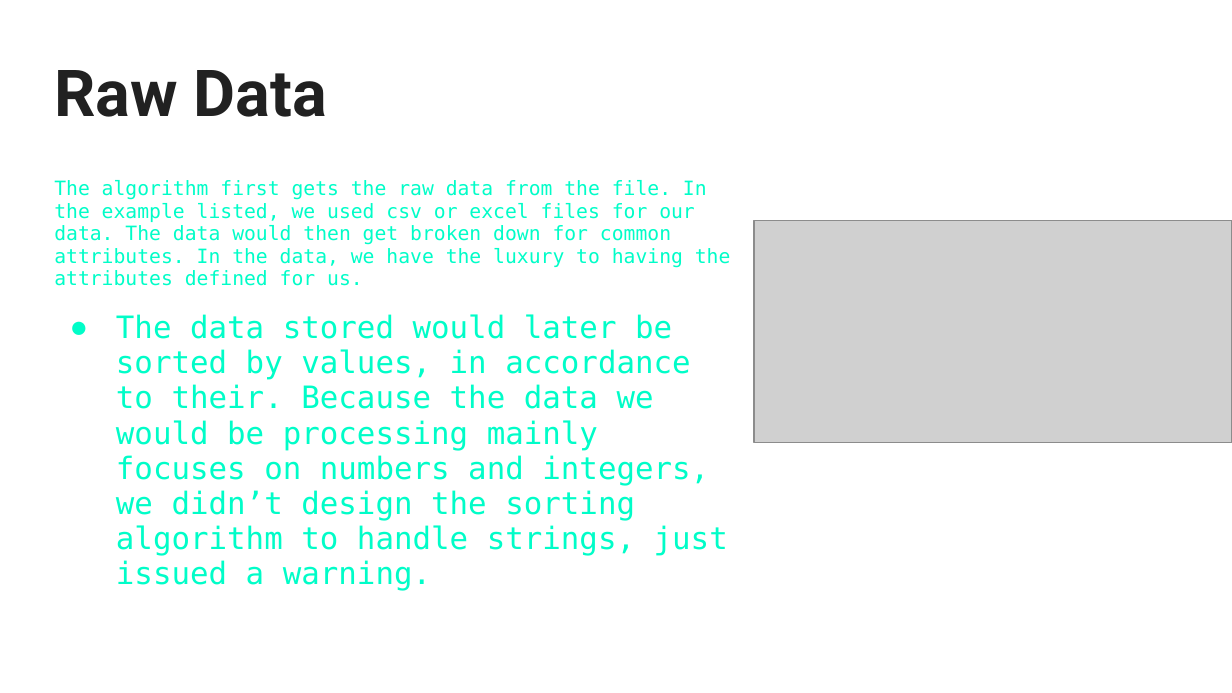
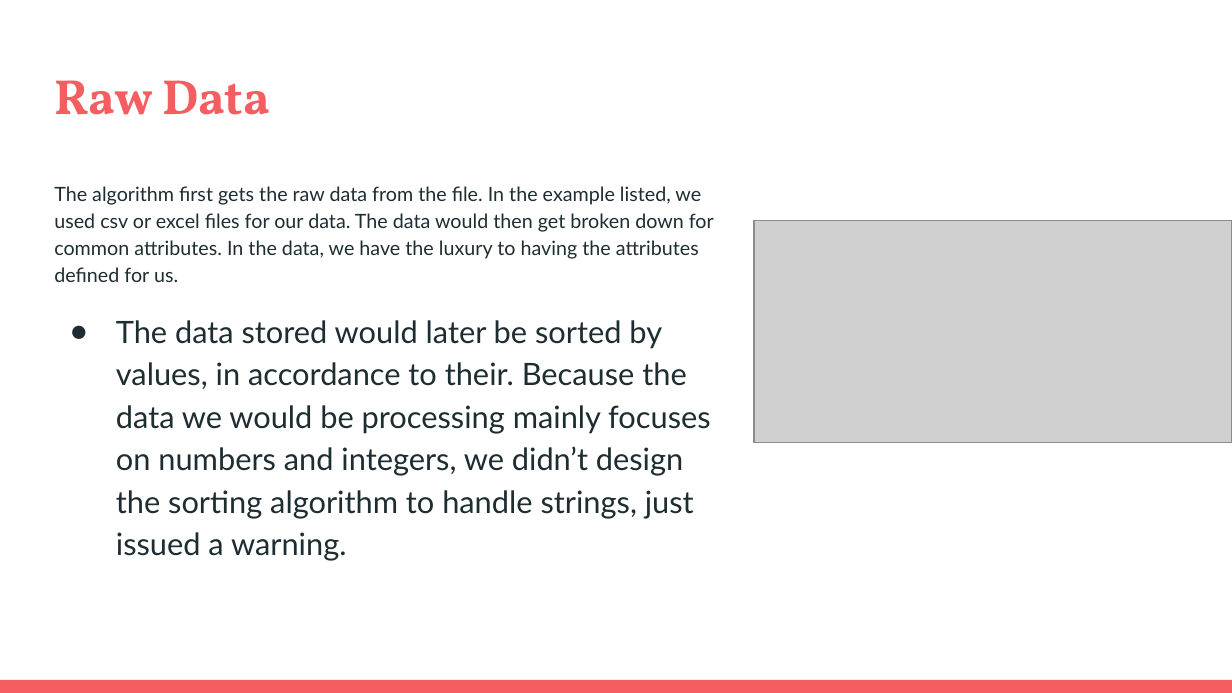
Before and after one commit to TrentNation/Data-Mining-Project-UG14, a slide deck: slide 13 of k-Nearest Neighbors (k-NN) Classification _ Regression.pptx (slide 10 before the commit). Drawn at 1232x693 pixels with LibreOffice and Linux fonts; fonts in the diff are those of the drawing; grey boxes stand for pictures. Boxes give left, top, right and bottom in pixels: in the first picture for what was removed or moved away, otherwise in the second. Text is boxed around its words. In the diff, an @@ line names an element or a change of style, - is before the commit and + after.

```diff
--- a/k-Nearest Neighbors (k-NN) Classification _ Regression.pptx
+++ b/k-Nearest Neighbors (k-NN) Classification _ Regression.pptx
@@ title "Raw Data": place and size @@
-title "Raw Data" at (54, 70, 327, 117)
+title "Raw Data" at (54, 80, 270, 115)
@@ title "Raw Data" at (54, 80, 270, 115): size 37.8 to 28.8 pt, font Roboto to Vollkorn, text colour #212121 to #F55E61 @@
@@ text "The algorithm first gets the ..." at (54, 186, 714, 561): font DejaVu Sans Mono to Lato, text colour #00FDC8 to #1E2D31; line spacing 0.95 to 1.15; bullet colour #00FDC8 to #1E2D31 @@
@@ rectangle added at (0, 680, 1232, 693), fill #F55E61 @@
```
Also in this commit, not shown: 10 other slides changed, 7 slides added, 4 slides removed.
